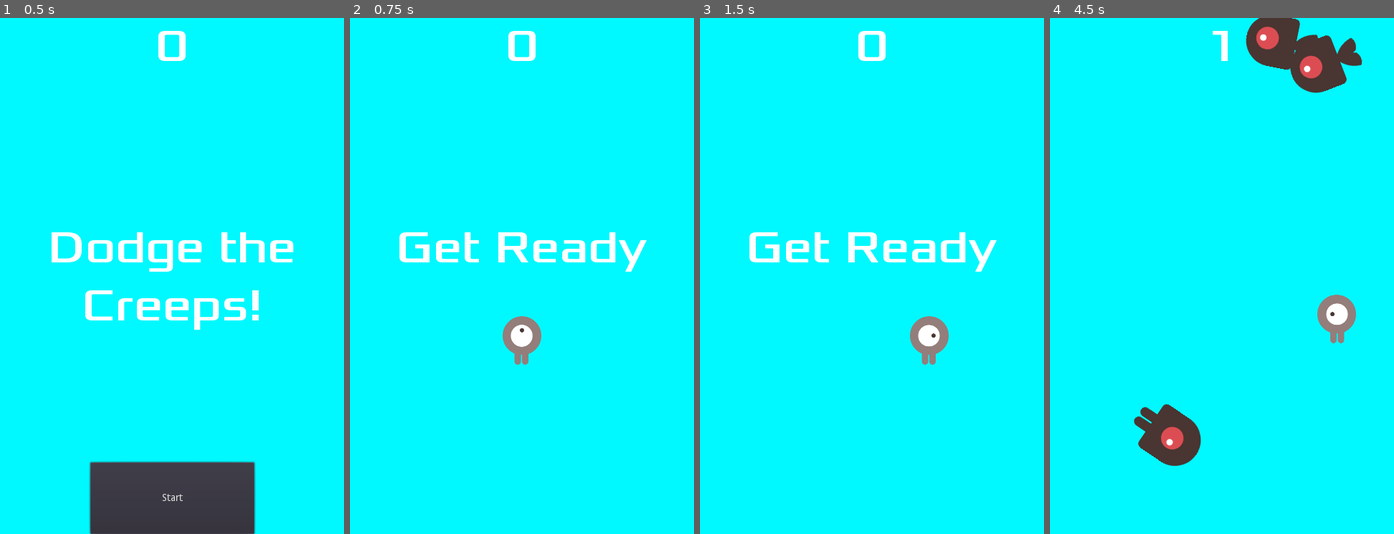
Above: before the commit, frames 1-4 (left to right).
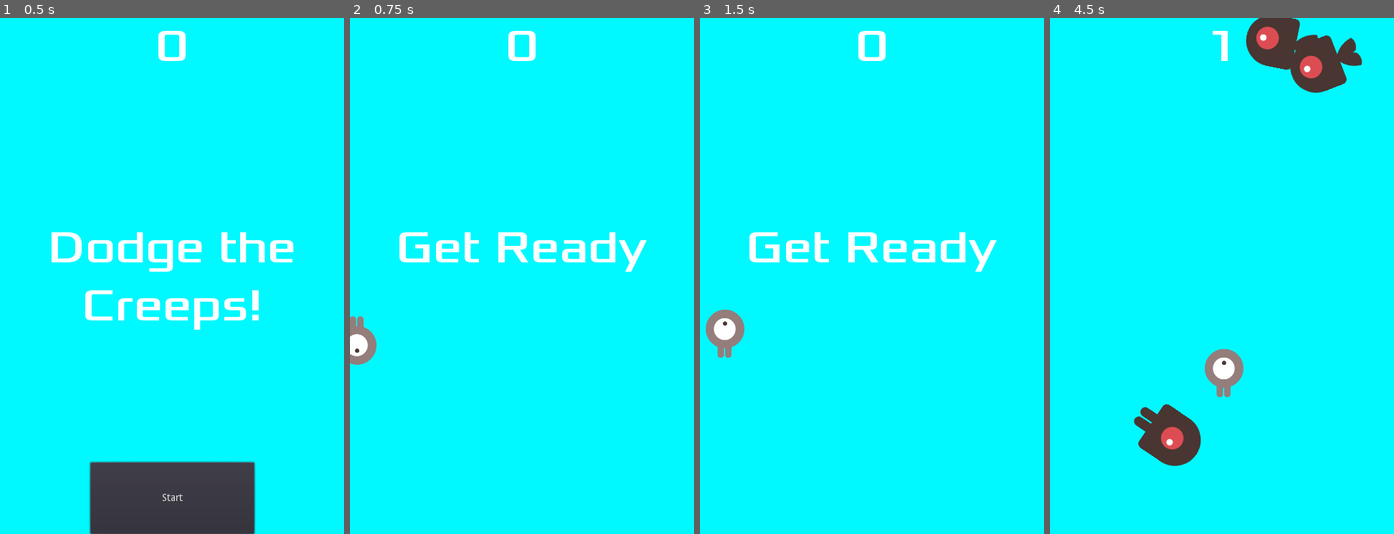
Above: after the commit, the same moments.

Repository: Nata8ify/GodotFirstGame
Game: Godot game, scene res://Main.tscn
The game is run twice, just before and just after one commit, with the same random seed, the same clock (stepped at 60 frames per second) and the same inputs.
Inputs (mouse positions are in pixels of both pictures, inside the frame that each line leads up to):
- Up to frame 1 (0.5 s): no input
- Up to frame 2 (0.75 s): click "Start" at 0.5 s
- Up to frame 3 (1.5 s): tap Enter at 1.25 s; move the mouse to (947, 250) at 1.27 s; hold Right (ui_right) from 1.28 s (still down); click (947, 250) at 1.42 s
- Up to frame 4 (4.5 s): move the mouse to (1153, 301) at 2.02 s; release Right (ui_right) at 2.03 s; hold Down (ui_down) 2.03-2.78 s; click (1153, 301) at 2.17 s; move the mouse to (1256, 162) at 2.77 s; hold Right (ui_right) 2.78-3.53 s; click (1256, 162) at 2.92 s; move the mouse to (1204, 379) at 3.52 s; hold Up (ui_up) 3.53-4.28 s; click (1204, 379) at 3.67 s; move the mouse to (1325, 353) at 4.27 s; hold Left (ui_left) from 4.28 s (still down); click (1325, 353) at 4.42 s

Frame 1 is identical in both runs. In frame 2, 1.3% of the frame differs, in the area x 0-56%, y 57-68%; in frame 3, 1.5%, in the area x 1-73%, y 56-68%; in frame 4, 1.5%.

Commit message:
Make game compats on touch device

Diff:
--- a/Main.tscn
+++ b/Main.tscn
@@ -36,7 +36,7 @@
 one_shot = true
 
 [node name="StartPosition" type="Position2D" parent="."]
-position = Vector2( 240, 450 )
+position = Vector2( 10, 450 )
 
 [node name="MobPath" type="Path2D" parent="."]
 curve = SubResource( 1 )
--- a/Mob.tscn
+++ b/Mob.tscn
@@ -10,9 +10,9 @@
 
 [sub_resource type="SpriteFrames" id=1]
 animations = [ {
-"frames": [ ExtResource( 5 ), ExtResource( 6 ) ],
+"frames": [ ExtResource( 4 ), ExtResource( 7 ) ],
 "loop": true,
-"name": "walk",
+"name": "swim",
 "speed": 3.0
 }, {
 "frames": [ ExtResource( 3 ), ExtResource( 2 ) ],
@@ -20,9 +20,9 @@
 "name": "fly",
 "speed": 3.0
 }, {
-"frames": [ ExtResource( 4 ), ExtResource( 7 ) ],
+"frames": [ ExtResource( 5 ), ExtResource( 6 ) ],
 "loop": true,
-"name": "swim",
+"name": "walk",
 "speed": 3.0
 } ]
 
--- a/Player.gd
+++ b/Player.gd
@@ -9,6 +9,8 @@
 export var speed = 400
 var screen_size
 
+var target = Vector2()
+
 # Called when the node enters the scene tree for the first time.
 func _ready():
 	hide()
@@ -19,20 +21,28 @@
 # Called every frame. 'delta' is the elapsed time since the previous frame.
 #func _process(delta):
 #	pass
+# Change the target whenever a touch event happens.
+func _input(event):
+	if event is InputEventScreenTouch and event.pressed:
+		target = event.position
+
 
 func _process(delta):
 	var valocity = Vector2()
-	if (Input.is_action_pressed("ui_up")):
-		valocity.y -= 1
+#	if (Input.is_action_pressed("ui_up")):
+#		valocity.y -= 1
+#
+#	if (Input.is_action_pressed("ui_down")):
+#		valocity.y += 1
+#
+#	if (Input.is_action_pressed("ui_left")):
+#		valocity.x -= 1
+#
+#	if (Input.is_action_pressed("ui_right")):
+#		valocity.x += 1
 
-	if (Input.is_action_pressed("ui_down")):
-		valocity.y += 1
-
-	if (Input.is_action_pressed("ui_left")):
-		valocity.x -= 1
-
-	if (Input.is_action_pressed("ui_right")):
-		valocity.x += 1
+	if position.distance_to(target) > 10:
+		valocity = target - position
 
 	if (valocity.length() > 0):
 		valocity = valocity.normalized() * speed
@@ -67,5 +77,6 @@
 
 func start(pos):
 	position = pos
+	target = pos
 	show()
 	$CollisionShape2D.disabled = false
--- a/project.godot
+++ b/project.godot
@@ -23,8 +23,13 @@
 
 window/size/width=480
 window/size/height=720
+window/handheld/orientation="portrait"
 window/stretch/mode="2d"
 window/stretch/aspect="keep"
+
+[input_devices]
+
+pointing/emulate_touch_from_mouse=true
 
 [rendering]
 
Not shown, added: export_presets.cfg
Not shown, added: Godot First Game.apk
